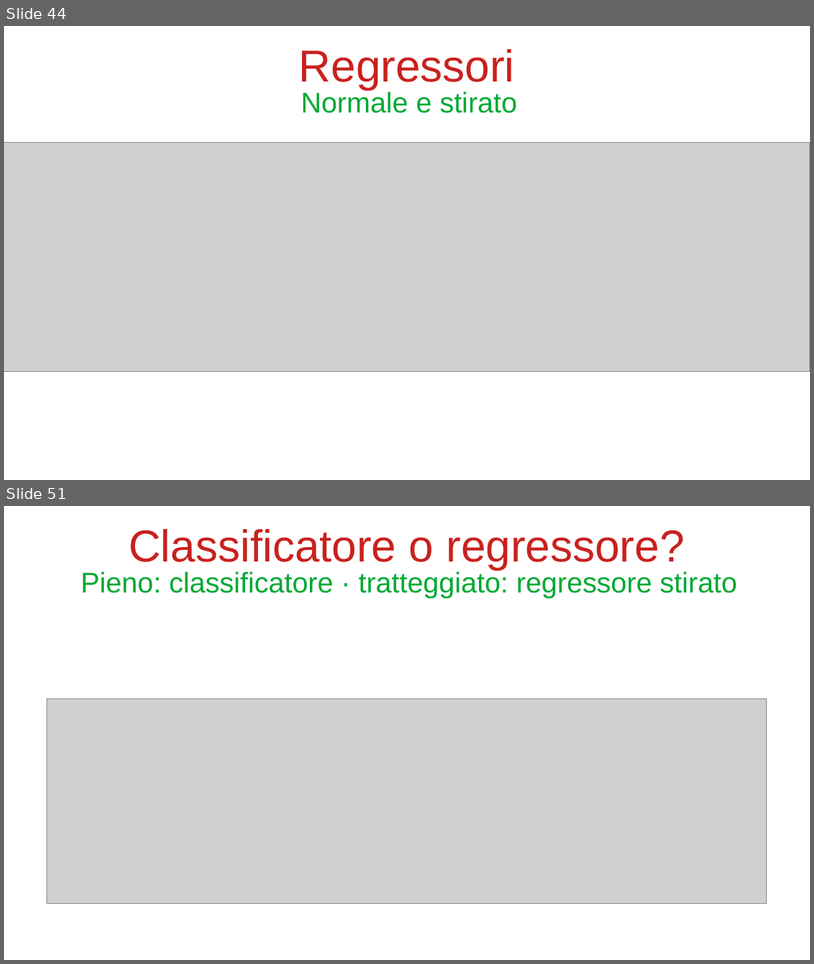
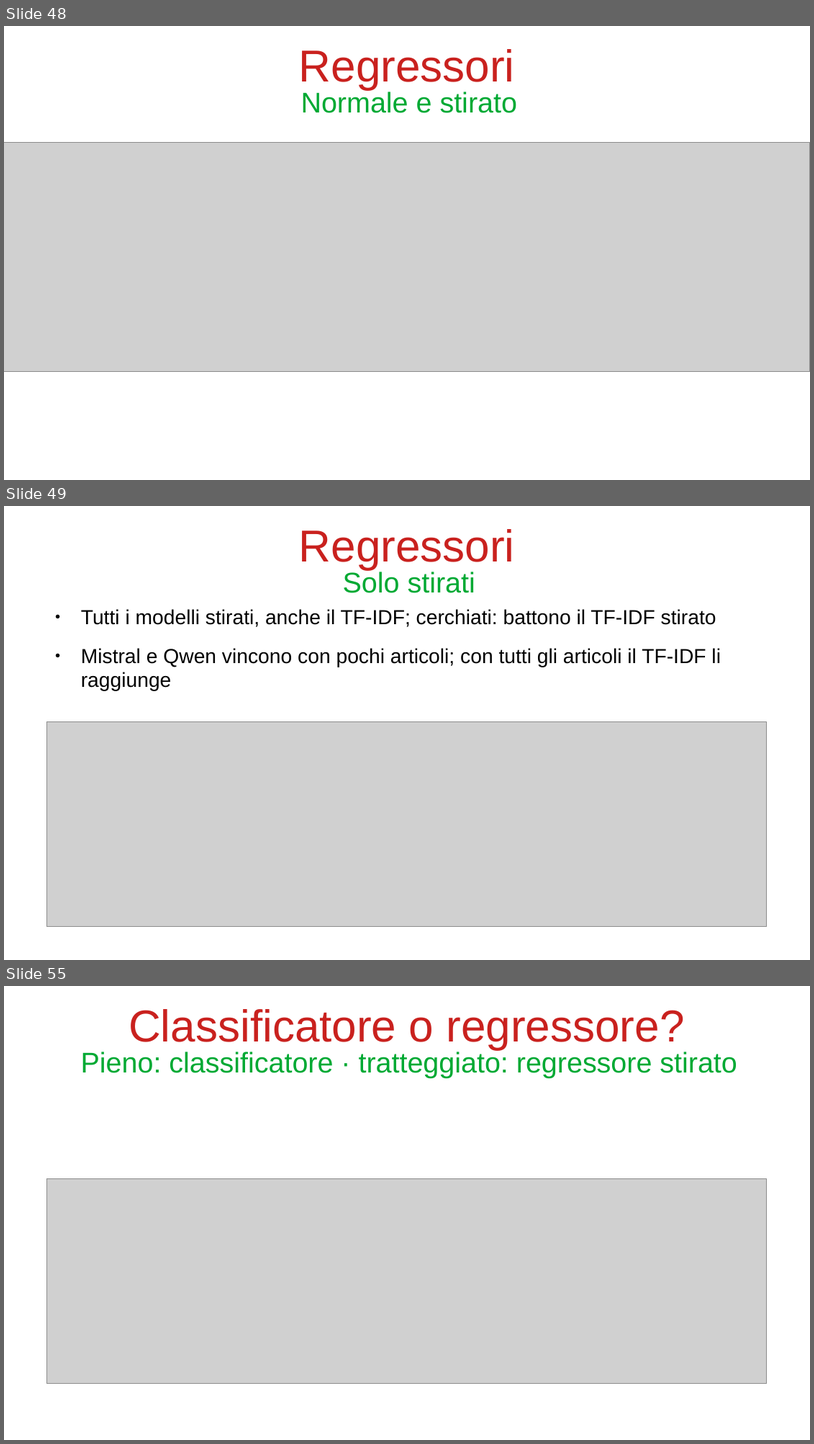
Before and after one commit to bianchi-john/PublisherClassification, a slide deck: Presentazioni/Stato finale/FinalState.odp. Shown one above the other, each under a label of ours: slides 44 and 51 before the commit, slides 48, 49 and 55 after it; the slides between them are not shown. The pictures are 814x964 and 814x1444 pixels, drawn with LibreOffice and Linux fonts; fonts in the diff are those of the drawing; grey boxes stand for pictures. Boxes give left, top, right and bottom in pixels: in the first picture for what was removed or moved away, otherwise in the second. Text is boxed around its words. In the diff, an @@ line names an element or a change of style, - is before the commit and + after.

```diff
--- a/Presentazioni/Stato finale/FinalState.odp
+++ b/Presentazioni/Stato finale/FinalState.odp
@@ slide 49 added at (x1=4, y1=506, x2=810, y2=960), background #FFFFFF @@
@@ title added at (x1=299, y1=529, x2=515, y2=569), 44 pt, text #C9211E @@
+Regressori
@@ title added at (x1=343, y1=570, x2=476, y2=593), 28 pt, text #00A933 @@
+Solo stirati
@@ text added at (x1=81, y1=609, x2=721, y2=691), 20 pt, text #000000 @@
+● Tutti i modelli stirati, anche il TF-IDF; cerchiati: battono il TF-IDF stirato
+● Mistral e Qwen vincono con pochi articoli; con tutti gli articoli il TF-IDF li raggiunge
@@ picture added at (x1=47, y1=722, x2=767, y2=926) @@
@@ what was slide 44 is now slide 48 @@
@@ what was slide 51 is now slide 55 @@
```
Also in this commit, not shown: 3 slides changed, 6 other slides added, 3 slides removed, 20 other files.
